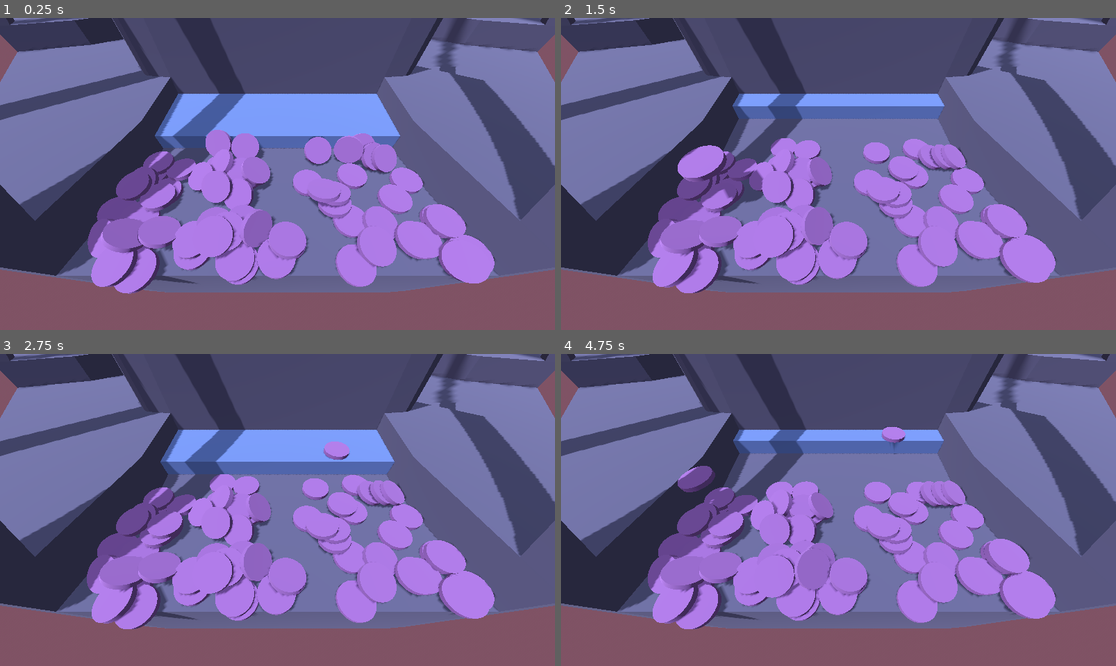
Above: before the commit, frames 1-4 (two rows, left to right).
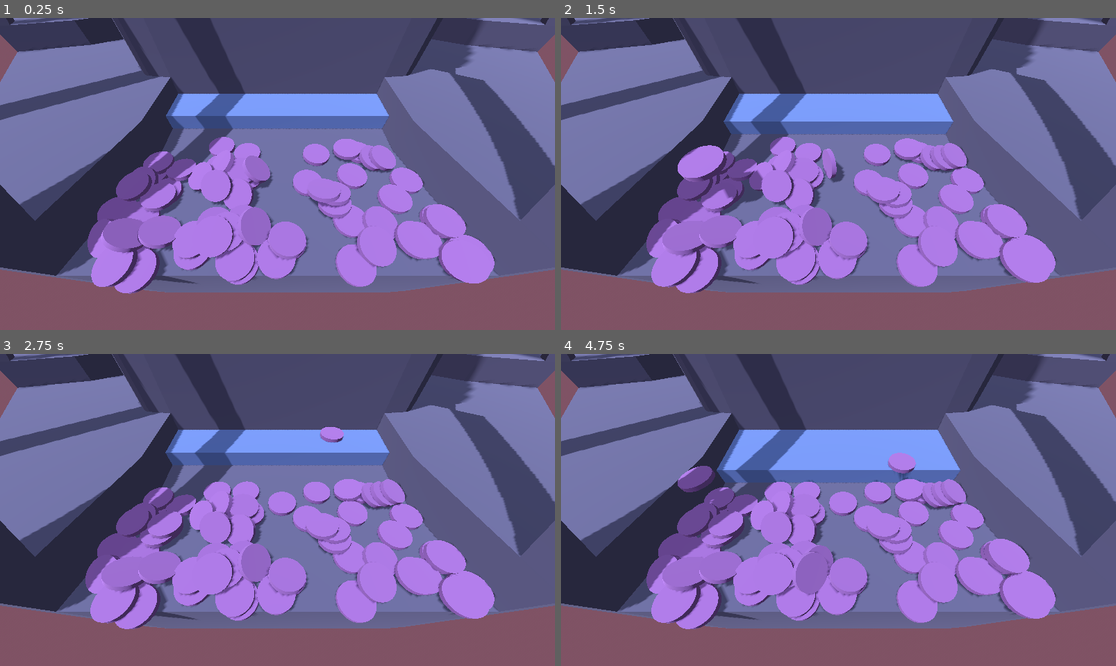
Above: after the commit, the same moments.

Repository: kennethbchen/Coin-Pusher-Game
Game: Godot game, scene res://Game.tscn
Two runs of this game, one before a commit and one after it. Both use one fixed random seed, a clock stepped at 60 frames per second and the inputs below.
Inputs (mouse positions are in pixels of both pictures, inside the frame that each line leads up to):
- Up to frame 1 (0.25 s): no input
- Up to frame 2 (1.5 s): move the mouse to (960, 158) at 0.52 s; press the mouse at (960, 158) at 0.53 s; move the mouse to (727, 189) at 1.27 s; release the mouse at (727, 189) at 1.28 s; click (727, 189) at 1.35 s
- Up to frame 3 (2.75 s): move the mouse to (333, 441) at 2.02 s; press the mouse at (333, 441) at 2.03 s
- Up to frame 4 (4.75 s): move the mouse to (810, 572) at 2.77 s; release the mouse at (810, 572) at 2.78 s; click (810, 572) at 2.85 s; move the mouse to (1005, 556) at 3.52 s; press the mouse at (1005, 556) at 3.53 s; move the mouse to (672, 463) at 4.27 s; release the mouse at (672, 463) at 4.28 s; click (672, 463) at 4.35 s

The runs differ from the first frame. In frame 1, 5.8% of the frame differs, in the area x 15-88%, y 0-89%; in frame 2, 6.1%; in frame 3, 6.1%; in frame 4, 8.3%.

Commit message:
Updated pusher model

Diff:
--- a/Game.tscn
+++ b/Game.tscn
@@ -19,8 +19,6 @@
 
 [sub_resource type="BoxShape3D" id="BoxShape3D_ss8l5"]
 size = Vector3(10.6535, 0.0553397, 4.07842)
-
-[sub_resource type="PhysicsMaterial" id="PhysicsMaterial_mbf4w"]
 
 [sub_resource type="BoxMesh" id="BoxMesh_7ucsw"]
 size = Vector3(9.2, 1, 5)
@@ -87,12 +85,10 @@
 
 [node name="Pusher" type="AnimatableBody3D" parent="Table"]
 transform = Transform3D(1, 0, 0, 0, 1, 0, 0, 0, 1, 0, 0.156359, -10.3774)
-physics_material_override = SubResource("PhysicsMaterial_mbf4w")
 script = ExtResource("3_usv3y")
-enabled = false
 push_direction = Vector3(0, 0, 1)
 push_distance = 2.0
-push_frequency = 2.0
+push_frequency = 2.5
 metadata/_edit_group_ = true
 
 [node name="MeshInstance3D" type="MeshInstance3D" parent="Table/Pusher"]
Not shown: 1 places in Game.tscn that only renumber resources
Binary file changed: Models/CoinPusher/CoinPusher.bin
Not shown, changed: Models/CoinPusher/CoinPusher.gltf
